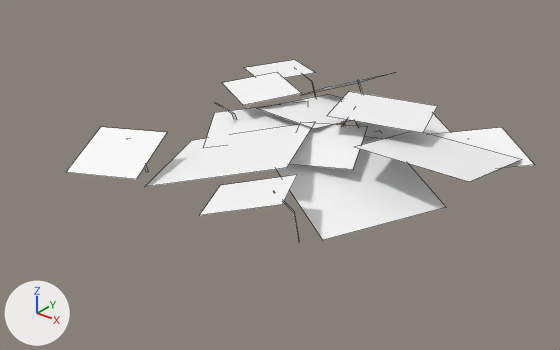
The FBX model CryptidMobile_MayaProject/scenes/Foliage/Bush 2/Bush 2 large.fbx, before and after one commit.
Before and after are seen from a 50 mm camera at (3.21, -4.36, 2.52) aimed at (0.15, -0.54, 0.15). Arrows for +X, +Y and +Z are at lower left; the lights stay in place. Mesh edges are drawn as thin lines. Where no turn or scale is listed for an object, it has been applied to the vertices.
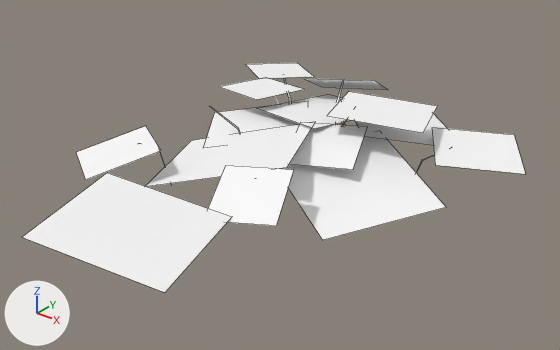
Not drawn themselves, but carrying or shaping drawn objects: ob_group6, ob_group11, ob_group14, ob_group12, ob_group9, ob_group3, ob_group15.

Boxes (x1, y1, x2, y2) around the edits, measured in the pictures (560 x 350 px):
'pPlane5', moved, turned
    before: (355, 131, 521, 182)
    after: (23, 173, 232, 292)
'pPlane17', turned
    before: (200, 175, 297, 215)
    after: (208, 166, 293, 226)
'pPlane15', turned
    before: (432, 127, 534, 168)
    after: (432, 127, 526, 174)
'pPlane16', turned
    before: (66, 127, 167, 179)
    after: (76, 126, 161, 180)
'pPlane13', turned
    before: (222, 72, 301, 105)
    after: (218, 77, 304, 100)
'pPlane14', turned
    before: (245, 60, 315, 78)
    after: (246, 63, 314, 78)
'pPlane4', turned
    before: (303, 73, 393, 95)
    after: (303, 78, 388, 90)
'pPlane26', moved, turned
    before: (216, 103, 236, 118)
    after: (210, 106, 240, 134)
'pPlane27', turned
    before: (358, 81, 363, 93)
    after: (337, 81, 344, 102)
'pPlane30', turned
    before: (305, 76, 316, 97)
    after: (284, 78, 291, 102)
'pPlane24', turned (not visible afterwards)
    before: (284, 202, 299, 243)
'pPlane29', turned (not visible before)
    after: (416, 155, 434, 172)
'pPlane25', turned (not visible afterwards)
    before: (145, 165, 148, 172)

Diff of the bpy script that builds the scene:
```diff
--- a/CryptidMobile_MayaProject/scenes/Foliage/Bush 2/Bush 2 large.fbx.py
+++ b/CryptidMobile_MayaProject/scenes/Foliage/Bush 2/Bush 2 large.fbx.py
@@ ob_group15 @@
 ob_group15.location = (-71.4, 18.84, -29.15)
+ob_group15.rotation_euler = (0.0, -2.843, 0.0)  # degrees (0, -163, 0)
@@ ob_group9 @@
 ob_group9.location = (39.35, 19.87, 114.3)
+ob_group9.rotation_euler = (0.0, 1.558, 0.0)  # degrees (0, 89, 0)
@@ ob_group14 @@
 ob_group14.location = (-101.6, 15.47, -90.46)
+ob_group14.rotation_euler = (0.0, -1.646, 0.0)  # degrees (0, -94, 0)
@@ ob_group3 @@
 ob_group3.location = (-28.29, 23.43, -91.53)
+ob_group3.rotation_euler = (0.0, -0.701, 0.0)  # degrees (0, -40, 0)
@@ ob_group6 @@
 ob_group6.location = (111.6, 11.7, -51.18)
+ob_group6.rotation_euler = (0.0, 1.322, 0.0)  # degrees (0, 76, 0)
@@ ob_group12 @@
 ob_group12.parent = ob_large_bush
-ob_group12.location = (-71.05, 13.86, 37.84)
+ob_group12.location = (-82.57, 13.86, 37.84)
+ob_group12.rotation_euler = (0.0, -1.254, 0.0)  # degrees (0, -72, 0)
@@ ob_group11 @@
 ob_group11.location = (-78.44, 16.25, 118.3)
+ob_group11.rotation_euler = (0.0, -0.92, 0.0)  # degrees (0, -53, 0)
```
